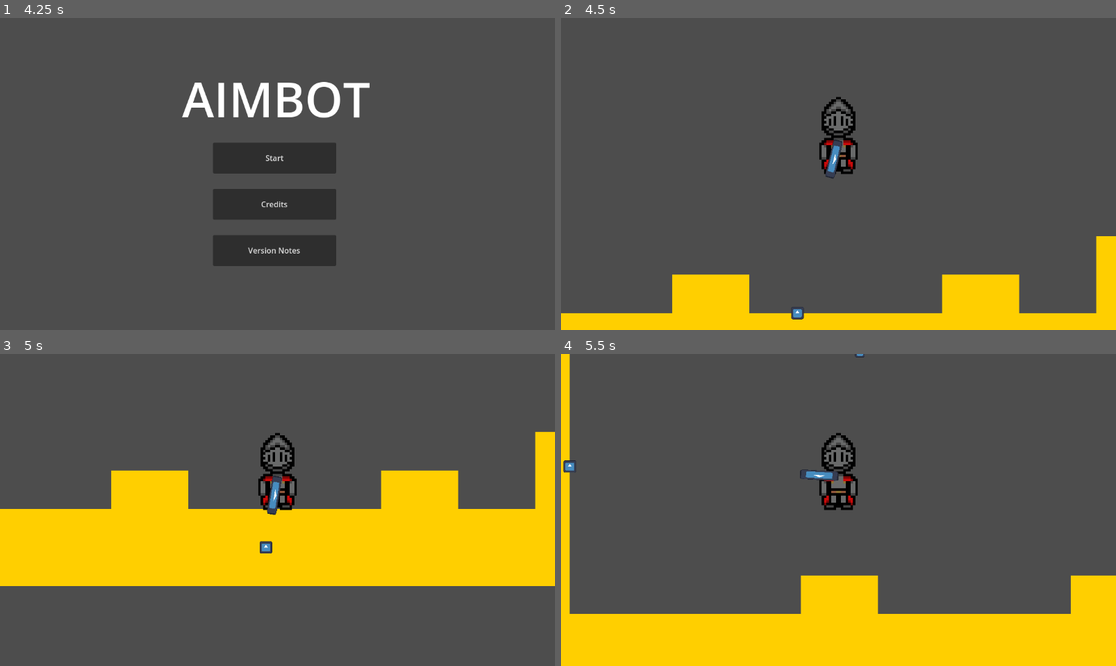
Above: before the commit, frames 1-4 (two rows, left to right).
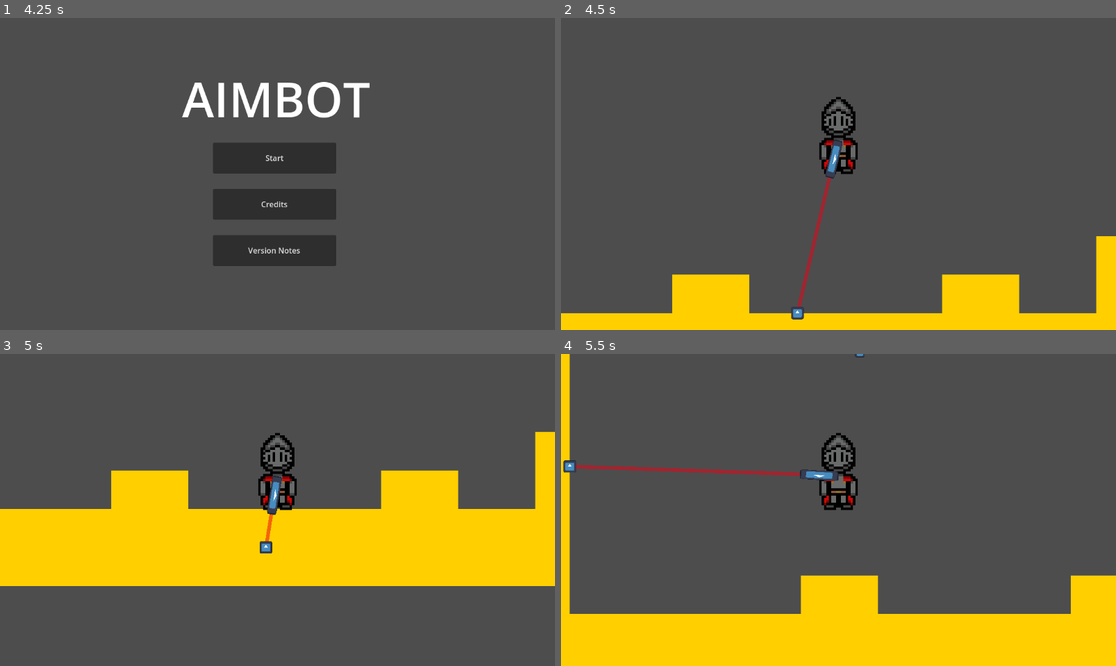
Above: after the commit, the same moments.

Repository: ChaosWaffle1/AIMBOT
Game: Godot game, scene res://scenes/splash_screen.tscn
Two runs of this game, one before a commit and one after it. Both use one fixed random seed, a clock stepped at 60 frames per second and the inputs below. The engine's default icon, where the game draws it, is replaced by a stand-in: a white triangle on a blue panel in a dark square.
Inputs (mouse positions are in pixels of both pictures, inside the frame that each line leads up to):
- Up to frame 1 (4.25 s): tap Enter at 0.5 s; move the mouse to (399, 158) at 0.52 s; press the mouse at (399, 158) at 0.53 s; hold D (right) 0.53-2.03 s; tap W (jump) at 0.77, 1.52, 3.02, 3.77 s; move the mouse to (166, 189) at 1.27 s; release the mouse at (166, 189) at 1.28 s; click (166, 189) at 1.35 s; tap Space at 2 s; move the mouse to (333, 105) at 2.02 s; press the mouse at (333, 105) at 2.03 s; hold A (left) 2.03-2.78 s; move the mouse to (249, 236) at 2.77 s; release the mouse at (249, 236) at 2.78 s; hold D (right) from 2.78 s (still down); click (249, 236) at 2.85 s; move the mouse to (444, 220) at 3.52 s; press the mouse at (444, 220) at 3.53 s
- Up to frame 2 (4.5 s): release D (right) at 4.25 s; release the mouse at (1005, 220) at 4.25 s; click "Start" at 4.25 s
- Up to frame 3 (5 s): no input
- Up to frame 4 (5.5 s): move the mouse to (672, 463) at 5.02 s; hold A (left) from 5.03 s (still down); click (672, 463) at 5.1 s; tap W (jump) at 5.27 s

Frame 1 is identical in both runs. In frame 2, 0.3% of the frame differs, in the area x 42-49%, y 51-93%; in frame 3, less than 0.1%; in frame 4, 0.5%, in the area x 2-44%, y 35-39%.

Commit message:
Added functional laser

Diff:
--- a/scenes/gun.tscn
+++ b/scenes/gun.tscn
@@ -5,6 +5,13 @@
 
 [node name="Gun" type="Node2D"]
 script = ExtResource("1_h5px7")
+
+[node name="Laser" type="Line2D" parent="."]
+position = Vector2(16, 0)
+points = PackedVector2Array(0, 0, 500, 0)
+width = 1.5
+default_color = Color(0.92549, 0, 0.0862745, 0.521569)
+end_cap_mode = 2
 
 [node name="CollisionPoint" type="Sprite2D" parent="."]
 scale = Vector2(0.04, 0.04)
--- a/scripts/gun.gd
+++ b/scripts/gun.gd
@@ -5,9 +5,18 @@
 
 func _physics_process(delta):
 	$Pivot.look_at(get_global_mouse_position())
+	var barrelPos = $Pivot/Barrel.global_position
+	barrelPos.x -= 16
+	$Laser.set_point_position(0, to_local(barrelPos))
 	if Input.is_action_just_pressed("click"):
 		fire()
-	$CollisionPoint.global_position = $Pivot/Barrel/LaserPoint.get_collision_point()
+	if $Pivot/Barrel/LaserPoint.is_colliding():
+		$CollisionPoint.global_position = $Pivot/Barrel/LaserPoint.get_collision_point()
+		var colPos = $Pivot/Barrel/LaserPoint.get_collision_point()
+		colPos.x -= 16
+		$Laser.set_point_position(1, to_local(colPos))
+
+
 
 func fire():
 	print("gun fired")
